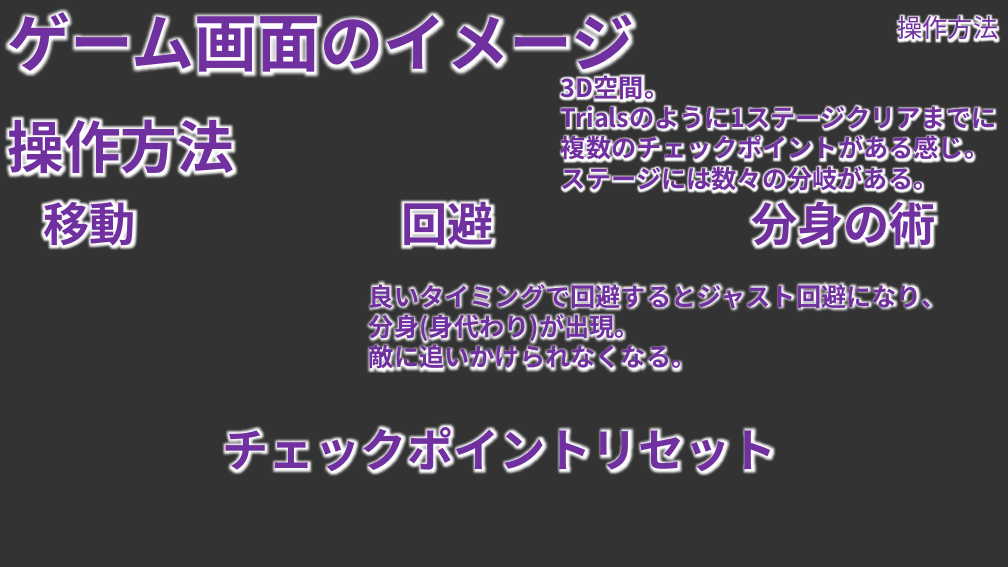
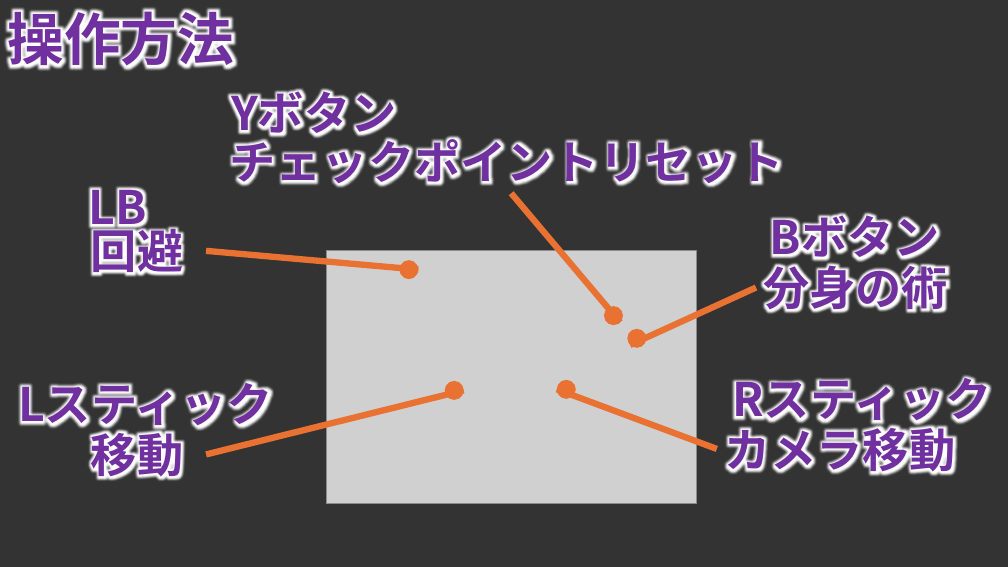
Before and after one commit to TomoyaKanazaki/TeamNinja, a slide deck: slide 5 of 98_plan/00_pptx/100_mainplan.pptx (slide 8 before the commit). Drawn at 1008x567 pixels with LibreOffice and Linux fonts; fonts in the diff are those of the drawing; grey boxes stand for pictures; background and template pictures are left out. Boxes give left, top, right and bottom in pixels: in the first picture for what was removed or moved away, otherwise in the second. Text is boxed around its words. In the diff, an @@ line names an element or a change of style, - is before the commit and + after.

```diff
--- a/98_plan/00_pptx/100_mainplan.pptx
+++ b/98_plan/00_pptx/100_mainplan.pptx
@@ text "操作方法": place and size @@
-text "操作方法" at bbox=[7, 111, 234, 183]
+text "操作方法" at bbox=[7, 3, 234, 75]
@@ text removed at bbox=[7, 9, 634, 82] @@
-ゲーム画面のイメージ
@@ text removed at bbox=[898, 11, 999, 44] @@
-操作方法
@@ text added at bbox=[231, 83, 396, 142], 44 pt, text #7030A0, bold @@
+Yボタン
@@ text removed at bbox=[561, 71, 669, 104] @@
-3D空間。
@@ text "チェックポイントリセット" rewrapped from bbox=[222, 424, 776, 475] to bbox=[230, 132, 784, 187] @@
@@ text removed at bbox=[561, 131, 989, 164] @@
-Trialsのように1ステージクリアまでに複数のチェックポイントがある感じ。
@@ text added at bbox=[88, 177, 146, 236], 44 pt, text #7030A0, bold @@
+LB
@@ text removed at bbox=[561, 163, 939, 196] @@
-ステージには数々の分岐がある。
@@ line added from (511, 194) to (620, 322), #E97132 6 pt @@
@@ text added at bbox=[770, 207, 940, 266], 44 pt, text #7030A0, bold @@
+Bボタン
@@ text "回避": place and size @@
-text "回避" at bbox=[401, 194, 493, 253]
+text "回避" at bbox=[91, 221, 183, 280]
@@ line added from (418, 270) to (206, 251), #E97132 6 pt @@
@@ picture added at bbox=[326, 251, 696, 504] @@
@@ ellipse added at bbox=[399, 260, 418, 279], fill #E97132 @@
@@ text "分身の術": place and size @@
-text "分身の術" at bbox=[751, 194, 936, 253]
+text "分身の術" at bbox=[763, 258, 948, 317]
@@ text removed at bbox=[369, 280, 946, 373] @@
-良いタイミングで回避するとジャスト回避になり、分身(身代わり)が出現。
-敵に追いかけられなくなる。
@@ line added from (756, 287) to (630, 345), #E97132 6 pt @@
@@ ellipse added at bbox=[604, 306, 623, 325], fill #E97132 @@
@@ ellipse added at bbox=[628, 329, 647, 348], fill #E97132 @@
@@ text added at bbox=[18, 379, 273, 433], 44 pt, text #7030A0, bold @@
+Lスティック
@@ ellipse added at bbox=[445, 381, 464, 400], fill #E97132 @@
@@ line added from (557, 389) to (717, 449), #E97132 6 pt @@
@@ ellipse added at bbox=[557, 380, 576, 399], fill #E97132 @@
@@ text added at bbox=[732, 375, 992, 428], 44 pt, text #7030A0, bold @@
+Rスティック
@@ line added from (464, 390) to (206, 454), #E97132 6 pt @@
@@ text added at bbox=[724, 419, 955, 478], 44 pt, text #7030A0, bold @@
+カメラ移動
@@ text "移動": place and size @@
-text "移動" at bbox=[44, 194, 136, 253]
+text "移動" at bbox=[91, 425, 183, 484]
```
Also in this commit, not shown: 8 other slides changed, 1 slide added, 4 slides removed, 5 other files.
